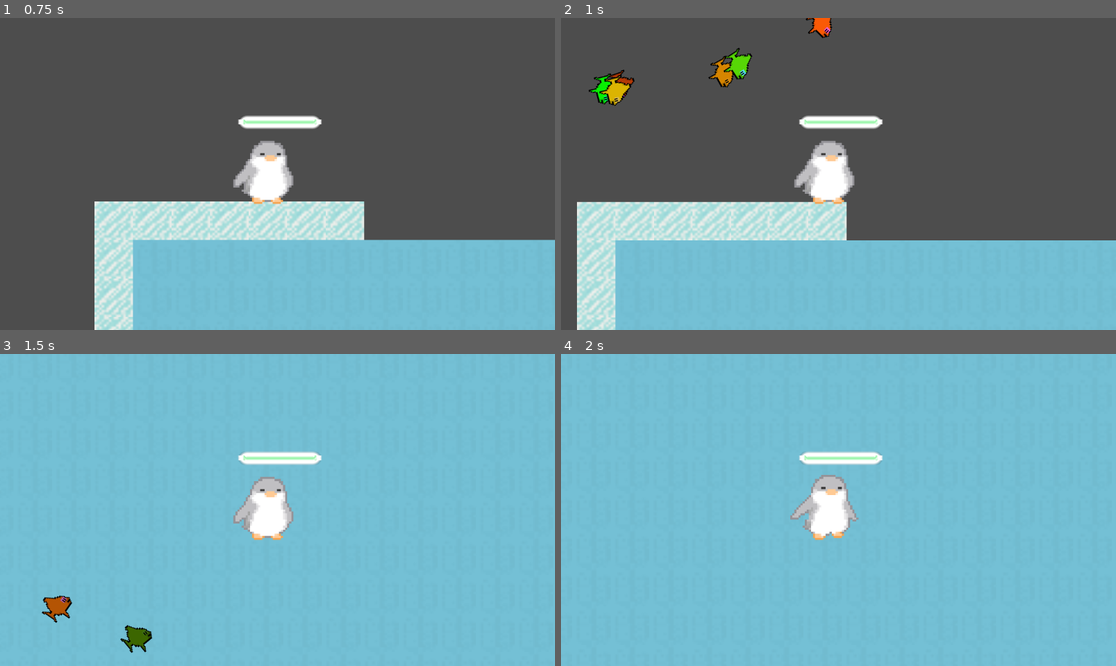
Above: before the commit, frames 1-4 (two rows, left to right).
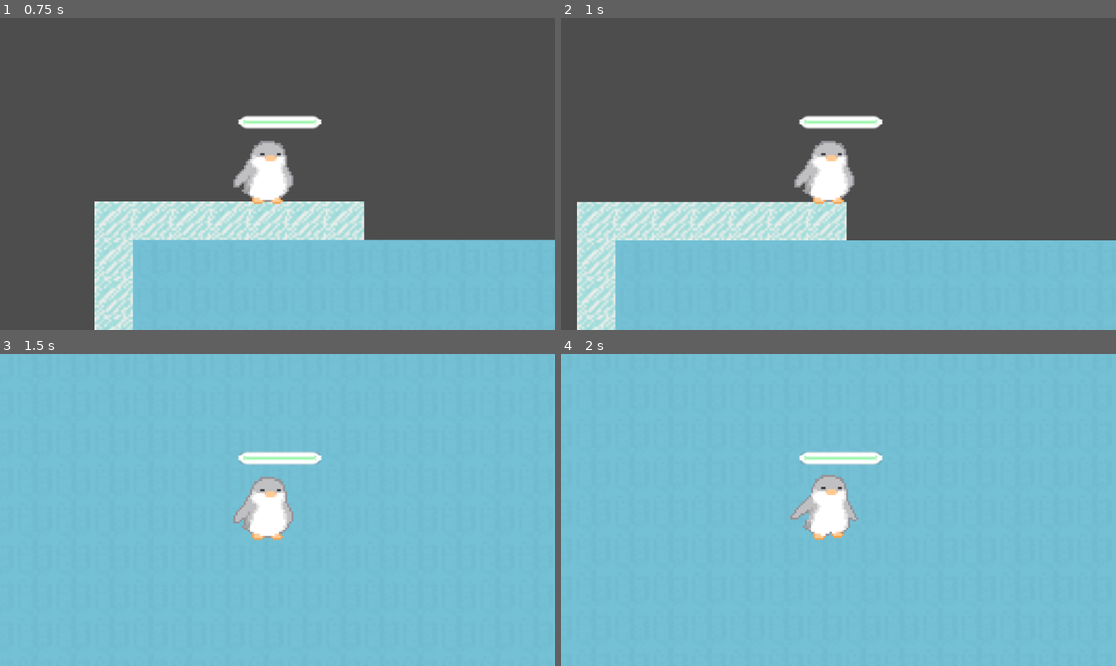
Above: after the commit, the same moments.

Repository: Jesuscanwalk/Under-da-sea
Game: Godot game, scene res://test.tscn
The game is run twice, just before and just after one commit, with the same random seed, the same clock (stepped at 60 frames per second) and the same inputs.
Inputs:
- Up to frame 1 (0.75 s): tap Enter at 0.5 s; hold D (right) from 0.53 s (still down)
- Up to frame 2 (1 s): keep holding D (right)
- Up to frame 3 (1.5 s): keep holding D (right)
- Up to frame 4 (2 s): keep holding D (right)

Frame 1 is identical in both runs. In frame 2, 1.2% of the frame differs, in the area x 5-49%, y 0-29%; in frame 3, 0.6%; in frame 4, nothing differs.
Error after the commit: Invalid access to property or key 'shape' on a base object of type 'Nil'. (res://test.gd:75)

Commit message:
waiting for error help

Diff:
--- a/under-da-sea/test.gd
+++ b/under-da-sea/test.gd
@@ -3,15 +3,15 @@
 @export var num := 100
 @export var min := 80
 @export var max := 120
-
+@export var prefab : PackedScene
 @export var fishSpawnArea : CollisionShape2D
-@export var spawn_positions : Array = [
-	Vector2(-1, 23),
-	Vector2(140,23),
-	Vector2(140,129),
-	Vector2(-1,129)
-]
-
+#@export var spawn_positions : Array = [
+#	Vector2(-1, 23),
+#	Vector2(140,23),
+#	Vector2(140,129),
+#	Vector2(-1,129)
+#]
+@export var SpawnCollisionShape : CollisionShape2D
 @export var margin := 80
 
 var screensize = get_viewport_rect().size
@@ -33,6 +33,12 @@
 		var group_center = Vector2(randf_range(0, screensize.x), randf_range(0, screensize.y))
 		for j in range(fish_per_group):
 			var random_offset = Vector2(randf_range(-group_radius, group_radius), randf_range(-group_radius, group_radius))
+	add_children_at_corners(prefab, get_global_rect(SpawnCollisionShape))
+	for i in range(0, 20):
+		var object = prefab.instantiate()
+		object.global_position = get_spawn_point_global(SpawnCollisionShape)
+		add_child(object)
+	pass
 
 func spawnFish():
 	var fish : Area2D = preload("res://Fish/fish.tscn").instantiate()
@@ -42,9 +48,8 @@
 	randf_range(rect.position.x, rect.end.x)
 	#var xPos = randf_range(0+margin, screensize.x - margin)
 	#var yPos = randf_range(0+margin, screensize.y - margin)
-	var spawnPosition = spawn_positions[randi_range(0, spawn_positions.size() - 1	)]
-	fish.global_position = spawnPosition
-
+	#var spawnPosition = spawn_positions[randi_range(0, spawn_positions.size() - 1	)]
+	#fish.global_position = spawnPosition
 
 func _on_timer_timeout() -> void:
 	var c := $fishfolder.get_child_count()
@@ -53,10 +58,44 @@
 		for i in range(num_fish - c):
 			spawnFish()
 
-
 func _draw() -> void:
 	var start = fishSpawnArea.position - fishSpawnArea.shape.get_rect().size/2
 	var end = fishSpawnArea.position - fishSpawnArea.shape.get_rect().size/2
 	draw_rect(Rect2(start, end-start), Color.RED, true)
 #func _on_area_2d_area_shape_exited(area_rid: RID, area: Area2D, area_shape_index: int, local_shape_index: int) -> void:
 	#if area.is_in_group("Fish"):
+
+func get_spawn_point_global(collisionShape: CollisionShape2D) -> Vector2:
+	var fishSpawnAreaRect = get_global_rect(collisionShape)
+	var xPos = randf_range(fishSpawnAreaRect.position.x, fishSpawnAreaRect.end.x)
+	var yPos = randf_range(fishSpawnAreaRect.position.y, fishSpawnAreaRect.end.y)
+	return Vector2(xPos, yPos)
+
+func get_global_rect(collisionShape: CollisionShape2D) -> Rect2:
+	var shapeRect = collisionShape.shape.get_rect()
+	var global_pos = collisionShape.to_global(shapeRect.position)
+	var global_end =  collisionShape.to_global(shapeRect.end)
+	return Rect2(global_pos, global_end - global_pos)
+
+func add_children_at_corners(scene:PackedScene, rect:Rect2) -> void:
+	var TL = scene.instantiate()
+	change_color(TL, Color.RED)
+	TL.global_position = rect.position
+	var BL = scene.instantiate()
+	change_color(BL, Color.BLUE)
+	BL.global_position = rect.position
+	var TR = scene.instantiate()
+	change_color(TR, Color.GREEN)
+	TR.global_position = rect.position
+	var BR = scene.instantiate()
+	change_color(BR, Color.MAGENTA)
+	BR.global_position = rect.end
+	add_child(TL)
+	add_child(BL)
+	add_child(TR)
+	add_child(BR)
+	pass
+
+func change_color(object: CanvasItem, color: Color) -> void:
+	object.modulate = color
+	pass
--- a/under-da-sea/test.tscn
+++ b/under-da-sea/test.tscn
@@ -24,8 +24,8 @@
 physics_layer_0/physics_material = SubResource("PhysicsMaterial_nvpt5")
 sources/0 = SubResource("TileSetAtlasSource_0rhee")
 
-[sub_resource type="RectangleShape2D" id="RectangleShape2D_loa76"]
-size = Vector2(2280, 1688)
+[sub_resource type="RectangleShape2D" id="RectangleShape2D_8w2t7"]
+size = Vector2(2264, 1696)
 
 [node name="test" type="Node2D" node_paths=PackedStringArray("fishSpawnArea")]
 process_mode = 3
@@ -63,7 +63,8 @@
 collision_mask = 4
 
 [node name="FishSpawnShape" type="CollisionShape2D" parent="fishfolder/Area2D"]
-shape = SubResource("RectangleShape2D_loa76")
+position = Vector2(-4, 0)
+shape = SubResource("RectangleShape2D_8w2t7")
 
 [connection signal="timeout" from="Timer" to="." method="_on_timer_timeout"]
 [connection signal="area_shape_exited" from="fishfolder/Area2D" to="." method="_on_area_2d_area_shape_exited"]
